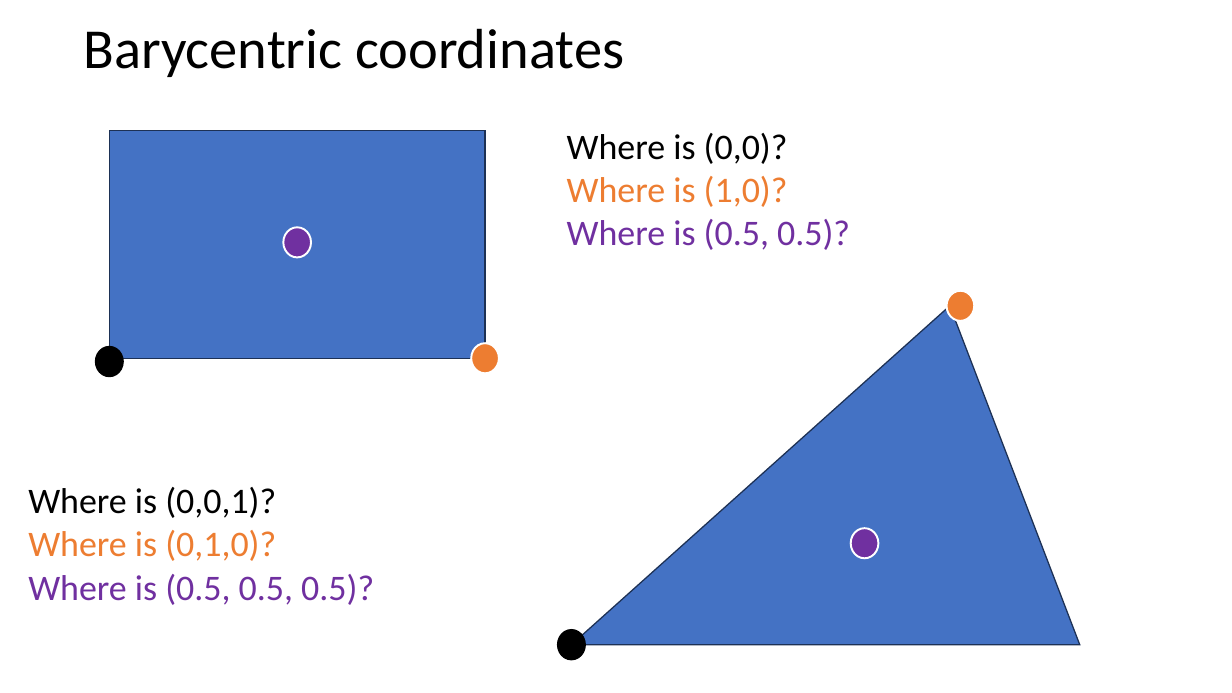
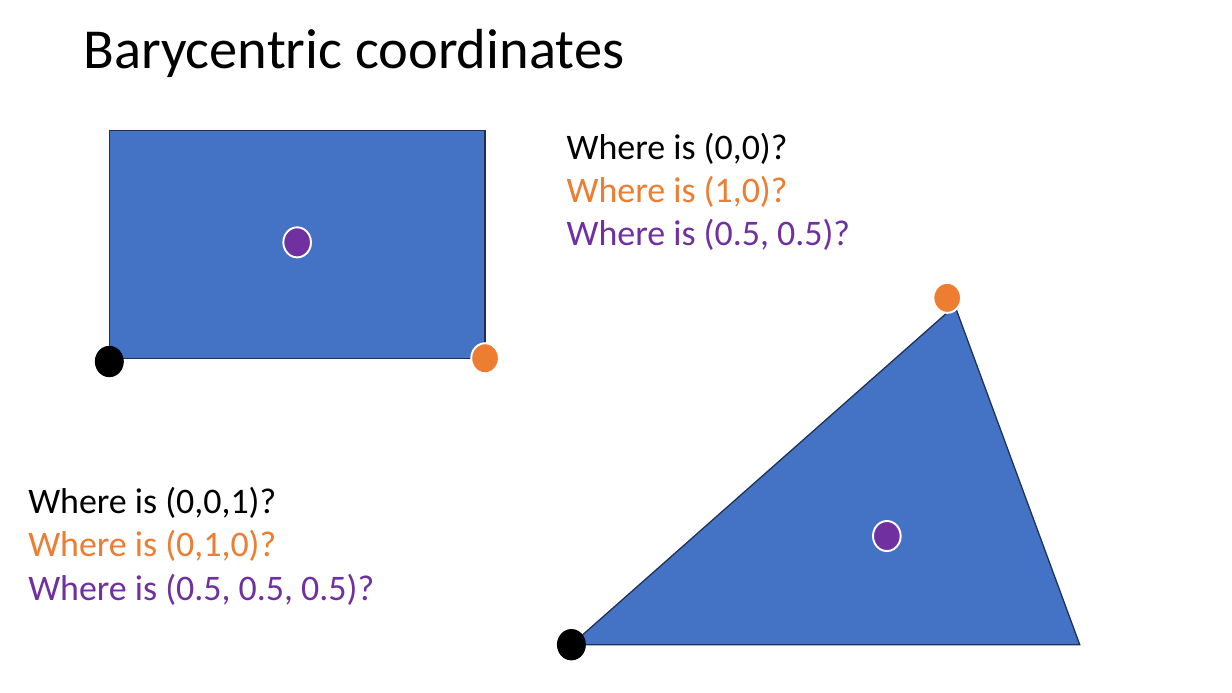
Before and after one commit to FeeneyCodes/GDP202425, a slide deck: slide 22 of 6019_Phys_1/D2D/W02_05/Collision_Detection (2024).pptx. Drawn at 1232x693 pixels with LibreOffice and Linux fonts; fonts in the diff are those of the drawing. Boxes give left, top, right and bottom in pixels: in the first picture for what was removed or moved away, otherwise in the second. Text is boxed around its words. In the diff, an @@ line names an element or a change of style, - is before the commit and + after.

```diff
--- a/6019_Phys_1/D2D/W02_05/Collision_Detection (2024).pptx
+++ b/6019_Phys_1/D2D/W02_05/Collision_Detection (2024).pptx
@@ ellipse: place and size @@
-ellipse at [946,291,974,322]
+ellipse at [933,283,961,313]
@@ triangle at [571,306,1080,645]: proportions changed @@
@@ ellipse: place and size @@
-ellipse at [851,529,879,559]
+ellipse at [873,521,901,552]
```
Also in this commit, not shown: 1 slide added, 2 other files.
